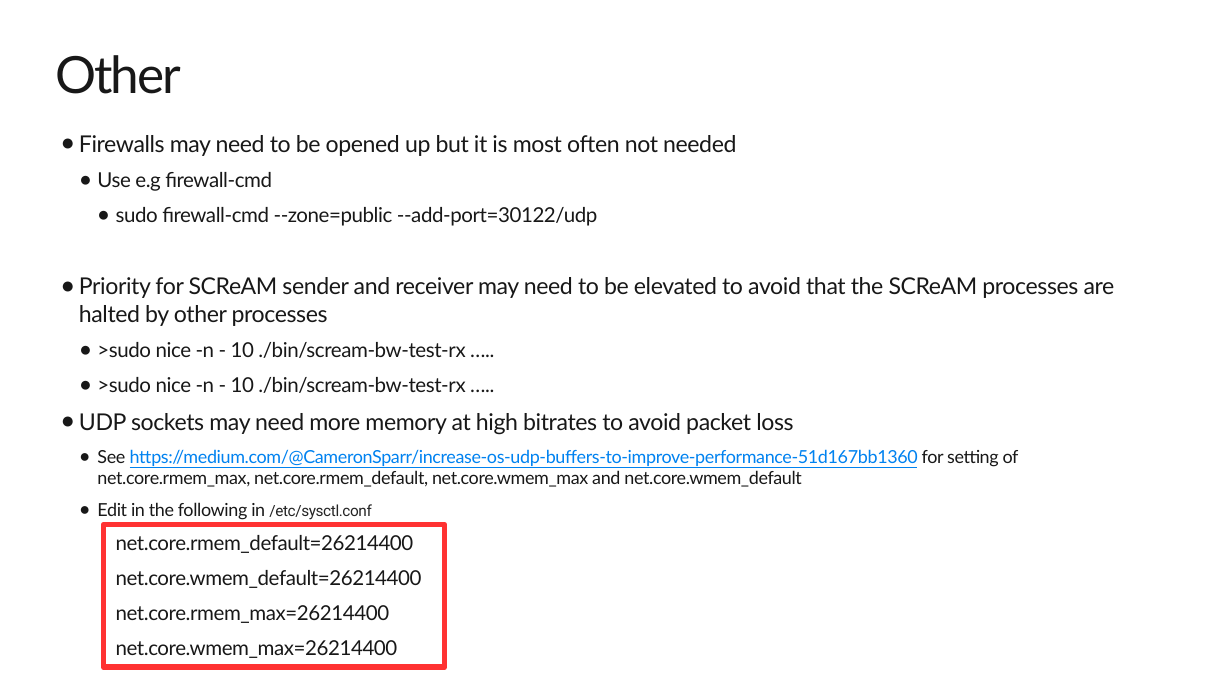
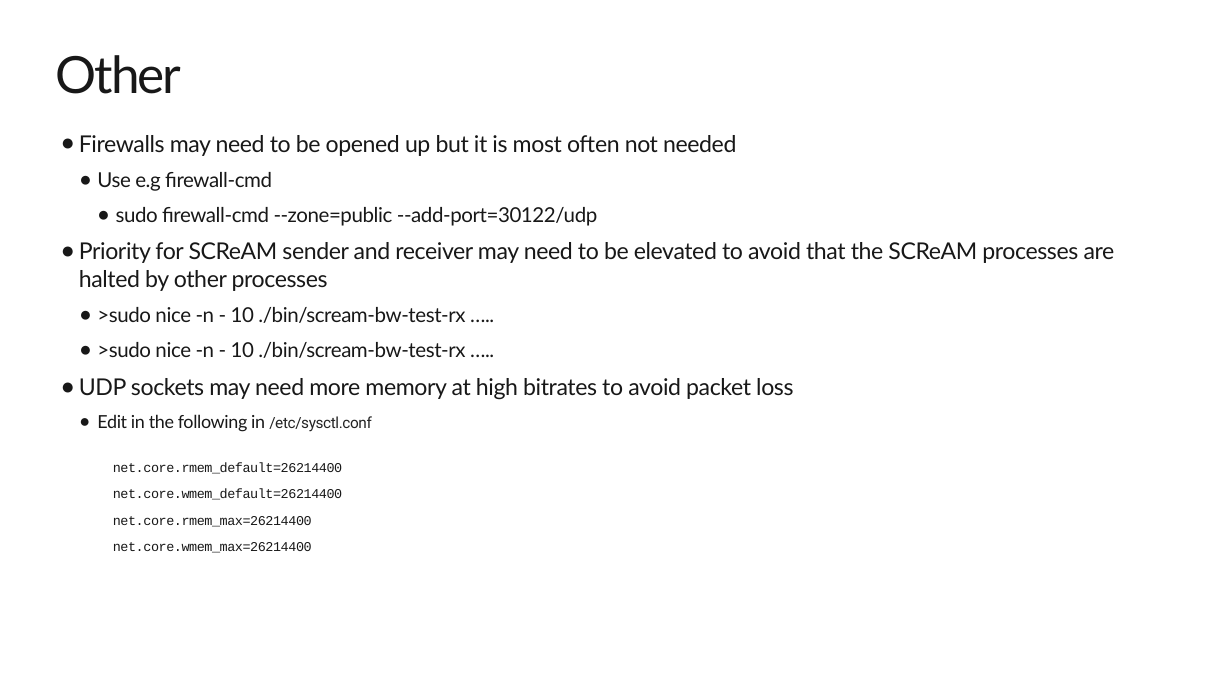
Before and after one commit to 5G-VCA-CC/scream, a slide deck: slide 13 of SCReAM-BW-test-tool.pptx. Drawn at 1232x693 pixels with LibreOffice and Linux fonts; fonts in the diff are those of the drawing; background and template pictures are left out. Boxes give left, top, right and bottom in pixels: in the first picture for what was removed or moved away, otherwise in the second. Text is boxed around its words. In the diff, an @@ line names an element or a change of style, - is before the commit and + after.

```diff
--- a/SCReAM-BW-test-tool.pptx
+++ b/SCReAM-BW-test-tool.pptx
@@ text at (x1=97, y1=449, x2=1019, y2=487): paragraph removed @@
-  ● See https://medium.com/@CameronSparr/increase-os-udp-buffers-to-improve-performance-51d167bb1360 for setting of net.core.rmem_max, net.core.rmem_default, net.core.wmem_max and net.core.wmem_default
@@ text added at (x1=113, y1=462, x2=342, y2=553), 10.5 pt, text #181818 @@
+net.core.rmem_default=26214400
+net.core.wmem_default=26214400
+net.core.rmem_max=26214400
+net.core.wmem_max=26214400
@@ rectangle removed at (x1=104, y1=525, x2=445, y2=667) @@
@@ text at (x1=116, y1=535, x2=422, y2=658): paragraphs removed @@
-  net.core.rmem_default=26214400
-  net.core.wmem_default=26214400
-  net.core.rmem_max=26214400
-  net.core.wmem_max=26214400
```
Also in this commit, not shown: 12 other slides changed, 26 other files.
